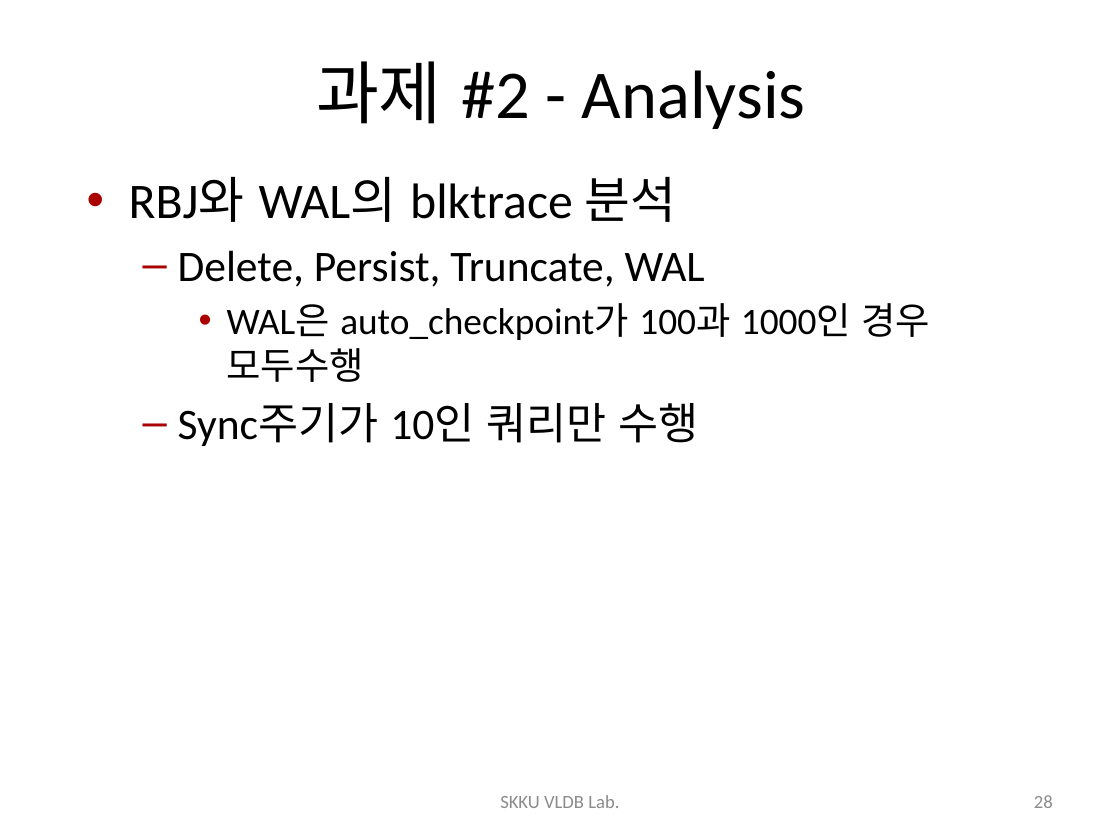
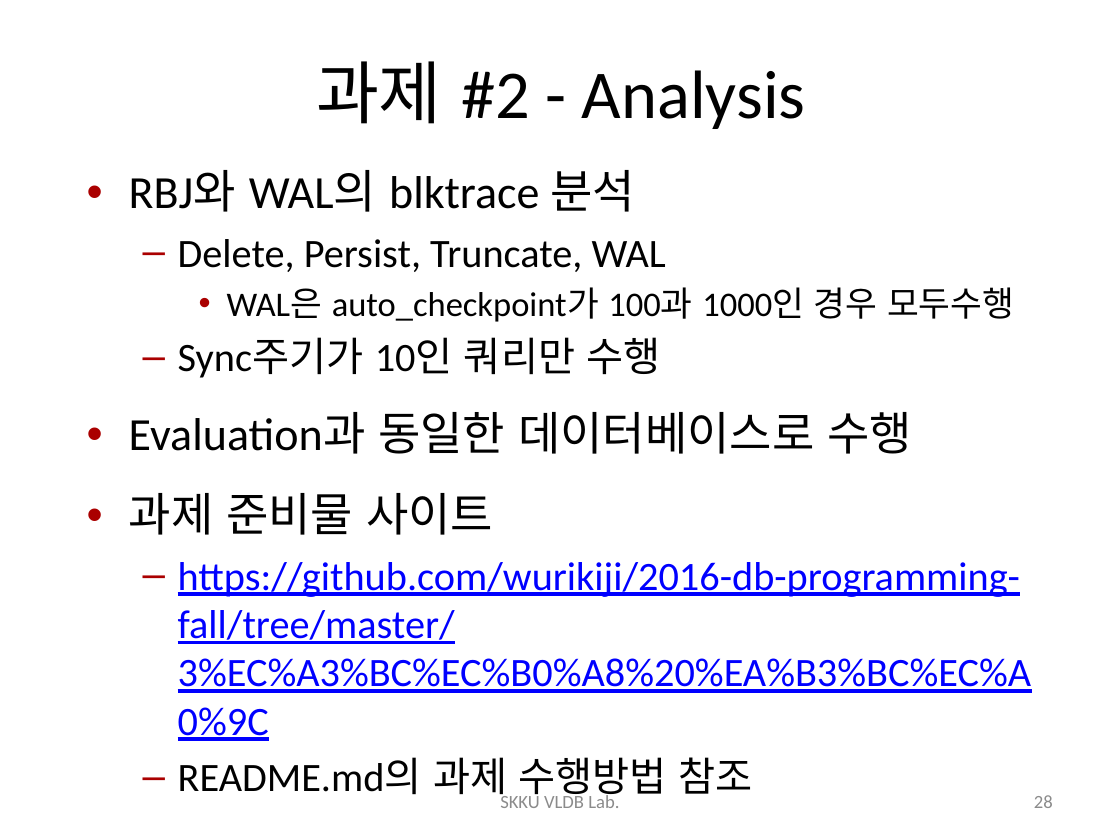
Before and after one commit to wurikiji/2016-db-programming-fall, a slide deck: slide 28 of 3주차/3주차 - GDB and SQLite DEBUG.pptx. Drawn at 1120x840 pixels with LibreOffice and Linux fonts; fonts in the diff are those of the drawing. Boxes give left, top, right and bottom in pixels: in the first picture for what was removed or moved away, otherwise in the second. Text is boxed around its words. In the diff, an @@ line names an element or a change of style, - is before the commit and + after.

```diff
--- a/3주차/3주차 - GDB and SQLite DEBUG.pptx
+++ b/3주차/3주차 - GDB and SQLite DEBUG.pptx
@@ text at bbox=[129, 170, 1014, 378]: size 32 to 29.6 pt in "RBJ와 WAL의 blktrace 분석"; size 28 to 25.9 pt in "Delete, Persist, Truncate, WAL", "Sync주기가 10인 쿼리만 수행"; size 24 to 22.2 pt in "WAL은 auto_checkpoint가 100과 1000인 경우 모두수행"; line spacing 1 to 0.9 @@
@@ text at bbox=[129, 412, 1032, 802]: paragraphs added @@
+• Evaluation과 동일한 데이터베이스로 수행
+• 과제 준비물 사이트
+  – https://github.com/wurikiji/2016-db-programming-fall/tree/master/3%EC%A3%BC%EC%B0%A8%20%EA%B3%BC%EC%A0%9C
+  – README.md의 과제 수행방법 참조
```
Also in this commit, not shown: 4 other files.
